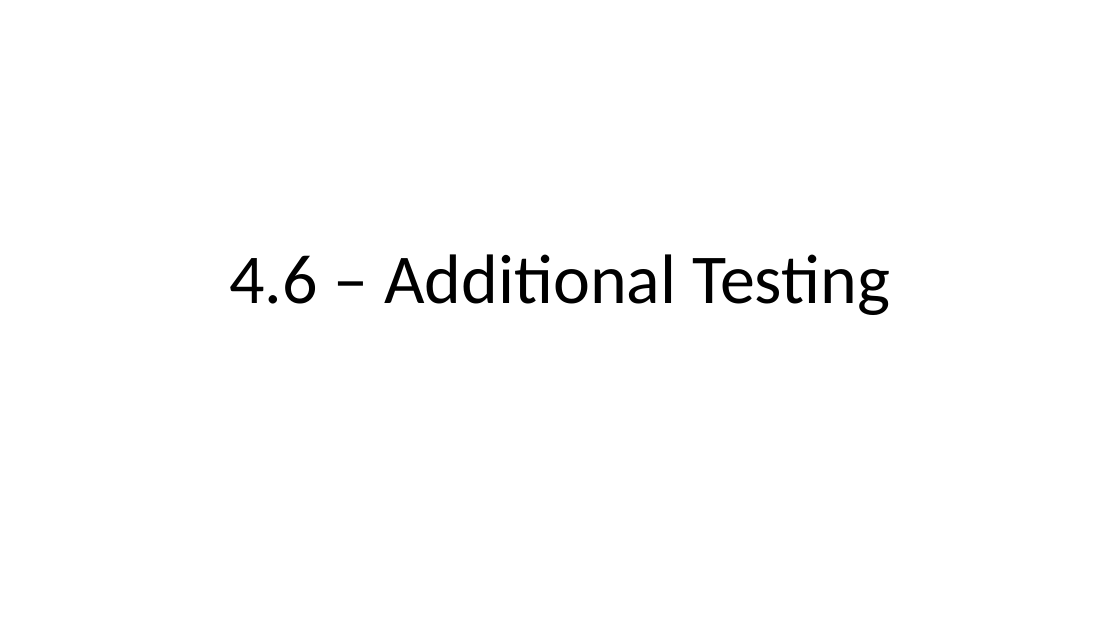
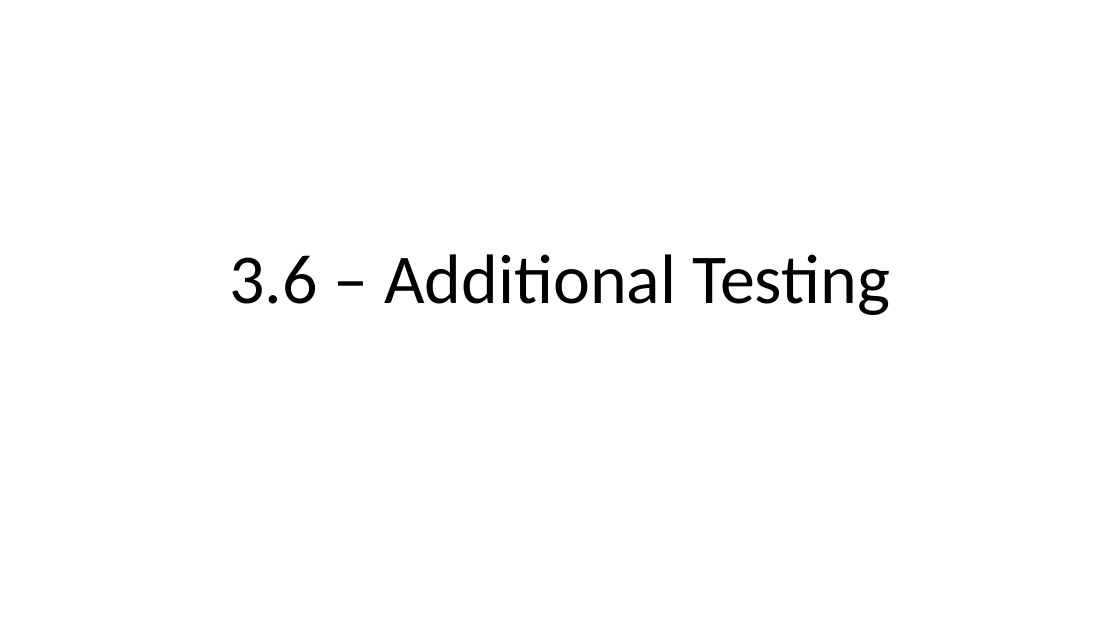
Before and after one commit to way0utwest/DatabaseDevOpsMS, a slide deck: slide 18 of Section 3 - Release Management/Section3-ReleaseManagement.pptx (slide 14 before the commit). Drawn at 1120x630 pixels with LibreOffice and Linux fonts; fonts in the diff are those of the drawing. Boxes give left, top, right and bottom in pixels: in the first picture for what was removed or moved away, otherwise in the second. Text is boxed around its words. In the diff, an @@ line names an element or a change of style, - is before the commit and + after.

```diff
--- a/Section 3 - Release Management/Section3-ReleaseManagement.pptx
+++ b/Section 3 - Release Management/Section3-ReleaseManagement.pptx
@@ title at (x1=229, y1=254, x2=890, y2=315): text changed @@
-4.6 – Additional Testing
+3.6 – Additional Testing
```
Also in this commit, not shown: 7 other slides changed, 12 slides added, 1 slide removed, 3 other files.
